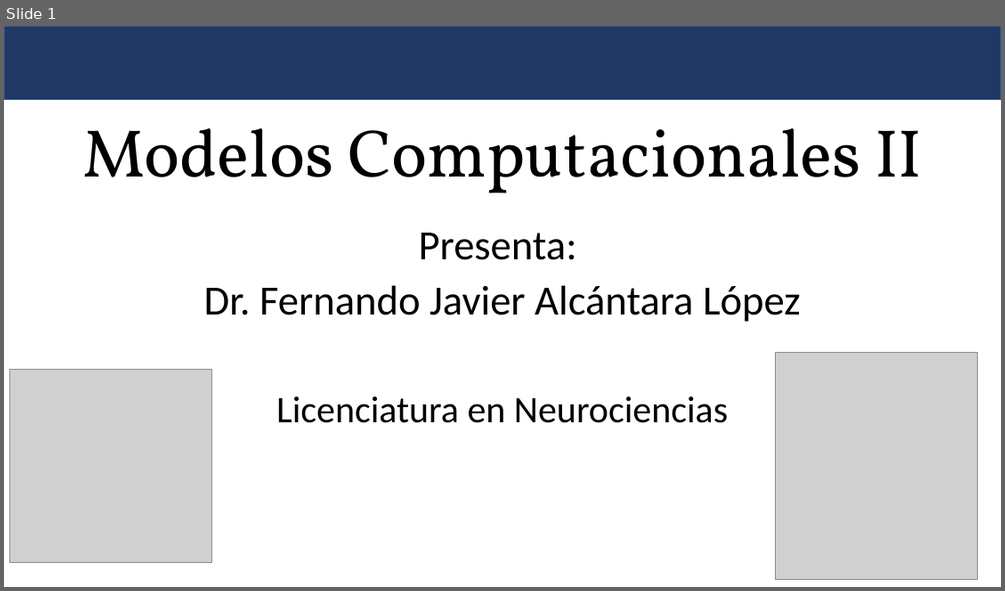
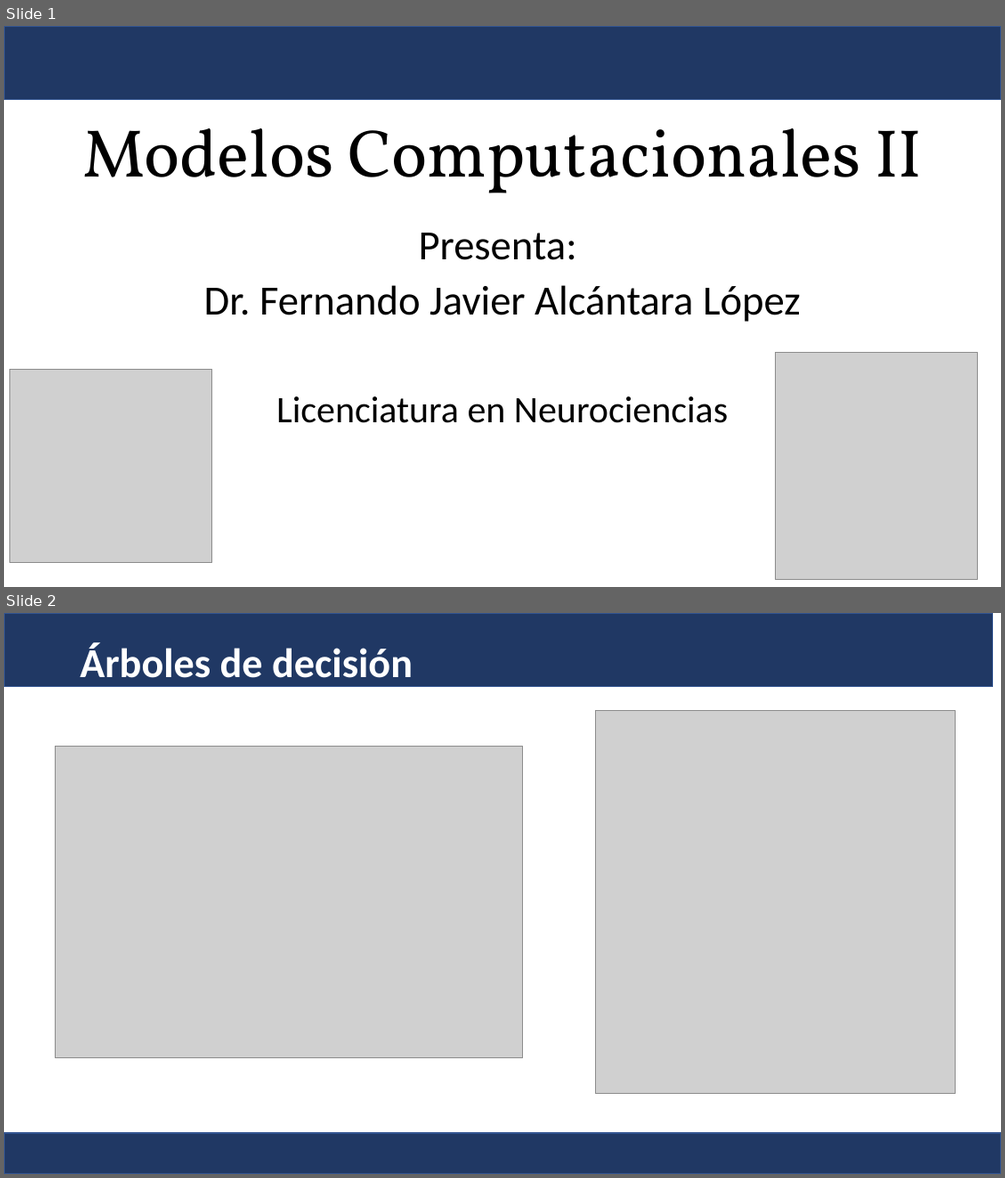
Before and after one commit to Fernando-JAL/Neurociencias-2025-2, a slide deck: S02_clases/05_decision_tree/árboles de decisión.pptx. Shown one above the other, each under a label of ours: slide 1 before the commit, slides 1 and 2 after it. The pictures are 1005x591 and 1005x1178 pixels, drawn with LibreOffice and Linux fonts; fonts in the diff are those of the drawing; grey boxes stand for pictures. Boxes give left, top, right and bottom in pixels: in the first picture for what was removed or moved away, otherwise in the second. Text is boxed around its words. In the diff, an @@ line names an element or a change of style, - is before the commit and + after.

```diff
--- a/S02_clases/05_decision_tree/árboles de decisión.pptx
+++ b/S02_clases/05_decision_tree/árboles de decisión.pptx
@@ slide 2 added at bbox=[4, 613, 1001, 1174], background #FFFFFF @@
@@ rectangle added at bbox=[4, 613, 993, 686], fill #203864, outline #325491 1 pt @@
@@ title added at bbox=[80, 643, 413, 688], 39.6 pt, text #FFFFFF, bold @@
+Árboles de decisión
@@ picture added at bbox=[596, 711, 955, 1094] @@
@@ picture added at bbox=[56, 747, 523, 1058] @@
@@ rectangle added at bbox=[4, 1133, 1001, 1174], fill #203864, outline #325491 1 pt @@
```
Also in this commit, not shown: 4 other slides added, 3 slides removed, 7 other files.
